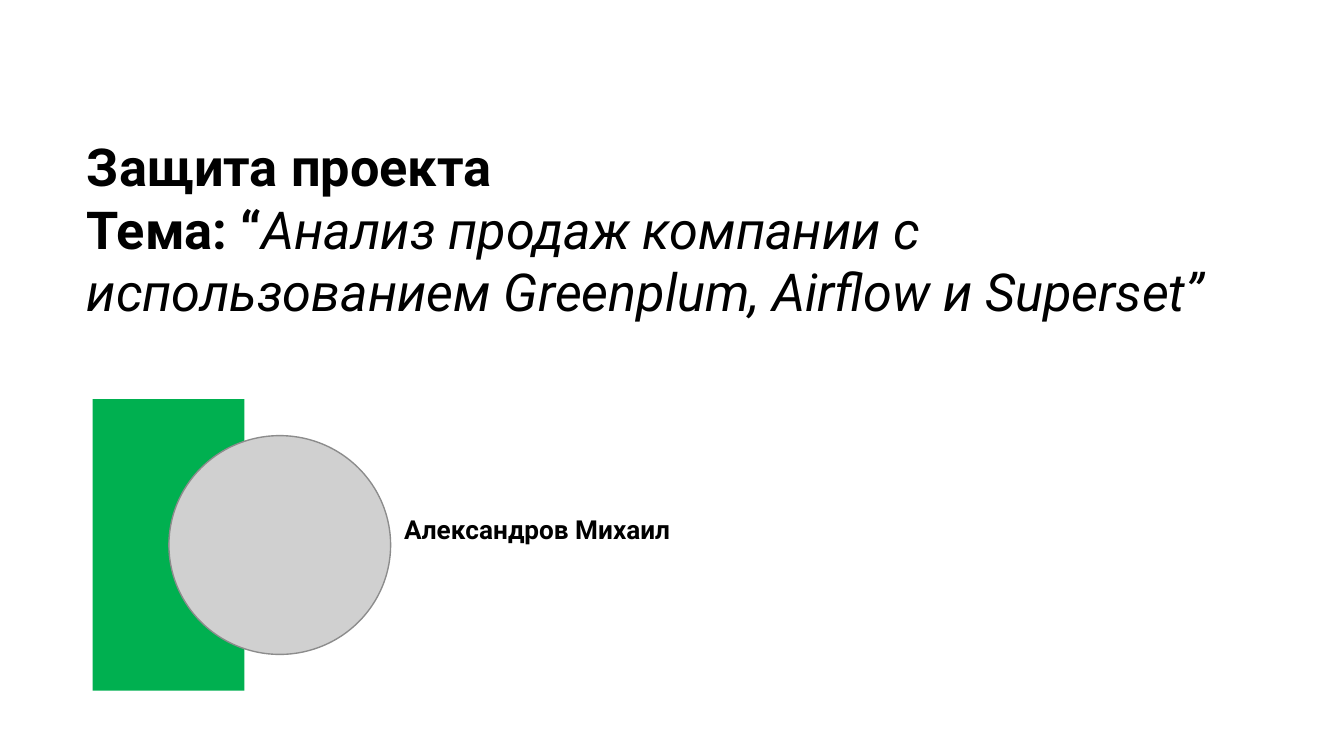
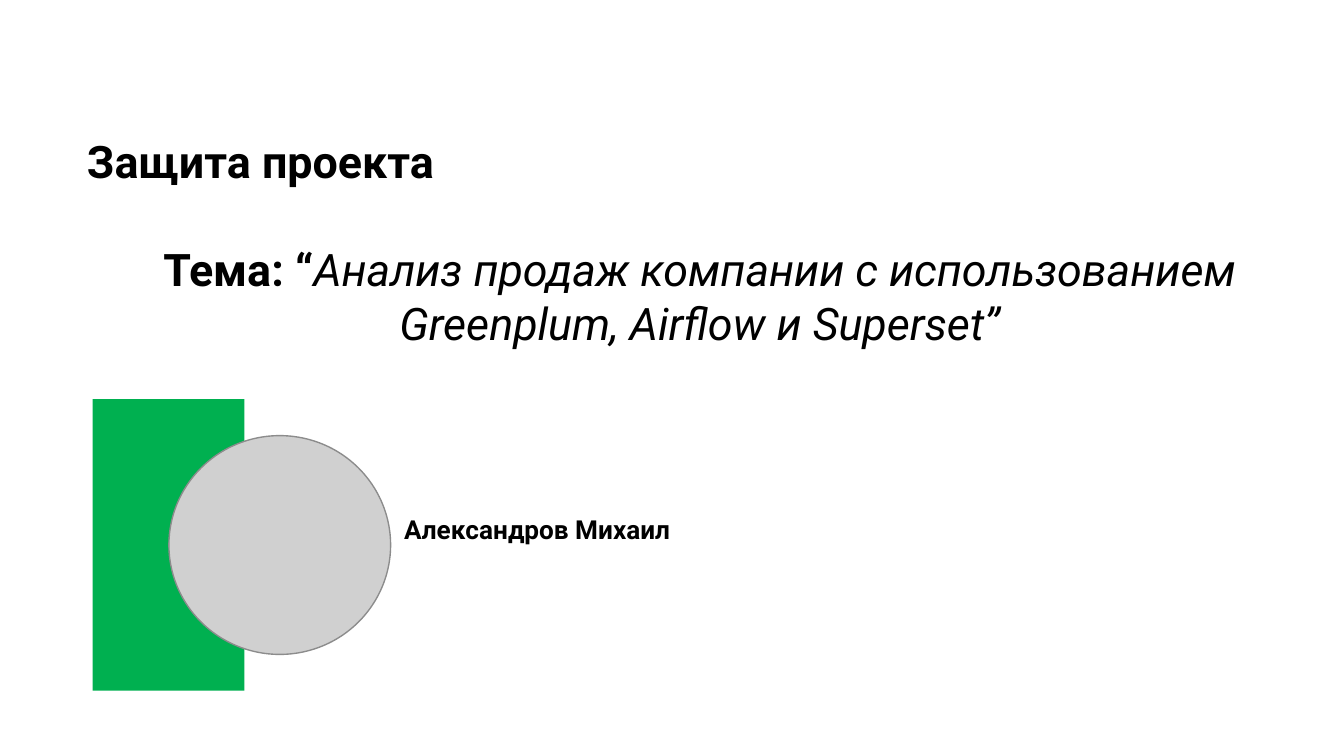
Before and after one commit to Mishganio/Greenplum_UDF, a slide deck: slide 2 of Slurm.pptx. Drawn at 1344x756 pixels with LibreOffice and Linux fonts; fonts in the diff are those of the drawing; grey boxes stand for pictures. Boxes give left, top, right and bottom in pixels: in the first picture for what was removed or moved away, otherwise in the second. Text is boxed around its words. In the diff, an @@ line names an element or a change of style, - is before the commit and + after.

```diff
--- a/Slurm.pptx
+++ b/Slurm.pptx
@@ title "Защита проекта" at (x1=87, y1=145, x2=1236, y2=349): size 28 to 24 pt; alignment left to centre @@
```
Also in this commit, not shown: 11 other slides changed.
